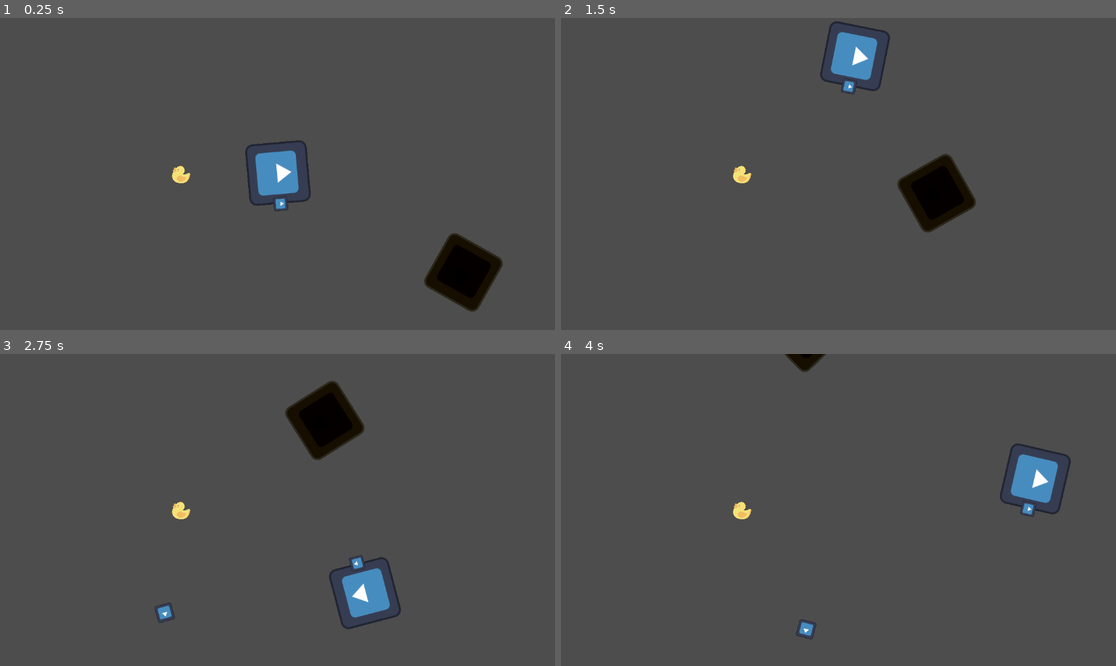
Above: before the commit, frames 1-4 (two rows, left to right).
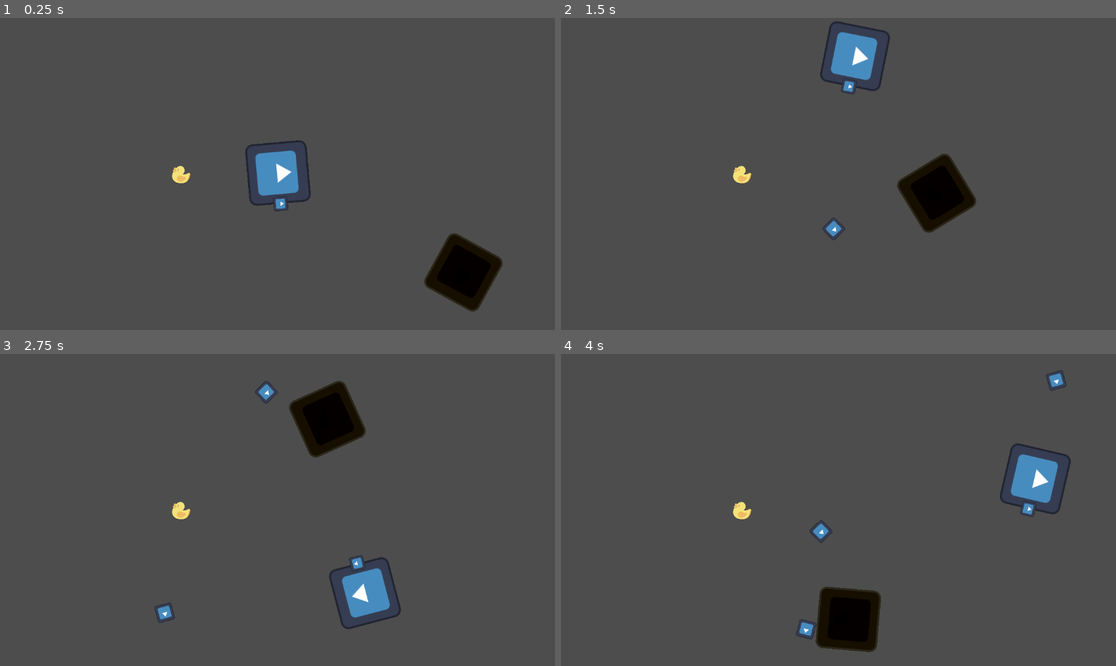
Above: after the commit, the same moments.

Repository: Voolak/Prophecy-of-the-Void
Game: Godot game, scene res://Scenes/LevelModel.tscn
Two runs of this game, one before a commit and one after it. Both use one fixed random seed, a clock stepped at 60 frames per second and the inputs below. The engine's default icon, where the game draws it, is replaced by a stand-in: a white triangle on a blue panel in a dark square.
Inputs (mouse positions are in pixels of both pictures, inside the frame that each line leads up to):
- Up to frame 1 (0.25 s): no input
- Up to frame 2 (1.5 s): move the mouse to (960, 158) at 0.52 s; press the mouse at (960, 158) at 0.53 s; hold Right (right) 0.53-1.28 s; move the mouse to (727, 189) at 1.27 s; release the mouse at (727, 189) at 1.28 s; hold Down (down) from 1.28 s (still down); click (727, 189) at 1.35 s
- Up to frame 3 (2.75 s): move the mouse to (333, 441) at 2.02 s; release Down (down) at 2.03 s; press the mouse at (333, 441) at 2.03 s; hold Right (right) from 2.03 s (still down)
- Up to frame 4 (4 s): move the mouse to (810, 572) at 2.77 s; release Right (right) at 2.78 s; release the mouse at (810, 572) at 2.78 s; hold Up (up) 2.78-3.53 s; click (810, 572) at 2.85 s; move the mouse to (1005, 556) at 3.52 s; press the mouse at (1005, 556) at 3.53 s; hold Left (left) from 3.53 s (still down)

The runs differ from the first frame. In frame 1, less than 0.1% of the frame differs, in the area x 76-91%, y 69-94%; in frame 2, 0.2%; in frame 3, 0.5%; in frame 4, 2.6%, in the area x 40-92%, y 0-96%.

Commit message:
Wrap for Homing Enemy and Bullet

Diff:
--- a/Scenes/LevelModel.tscn
+++ b/Scenes/LevelModel.tscn
@@ -14,6 +14,7 @@
 position = Vector2(577, 325)
 
 [node name="Player" parent="." instance=ExtResource("1_4xv6i")]
+unique_name_in_owner = true
 position = Vector2(578, 323)
 
 [node name="Enemies" type="Node" parent="."]
@@ -22,5 +23,5 @@
 [node name="Enemy" parent="Enemies" instance=ExtResource("4_ettud")]
 position = Vector2(378, 325)
 
-[node name="HomingEnnemy" parent="." instance=ExtResource("5_1ny0w")]
+[node name="HomingEnnemy" parent="Enemies" instance=ExtResource("5_1ny0w")]
 position = Vector2(1007, 553)
--- a/Scripts/Bullet.gd
+++ b/Scripts/Bullet.gd
@@ -2,8 +2,12 @@
 
 var speed = 750
 
+@onready var screensize = get_viewport_rect().size
+
 func _physics_process(delta):
 	position += transform.x * speed * delta
+	position.x = wrapf(position.x, 0, screensize.x)
+	position.y = wrapf(position.y, 0, screensize.y)
 
 func _on_Bullet_body_entered(body):
 	if body.is_in_group("mobs"):
--- a/Scripts/HomingEnnemy.gd
+++ b/Scripts/HomingEnnemy.gd
@@ -1,13 +1,12 @@
 extends Area2D
 
 @export var speed = 200
-@export var steer_force = 500.0
+@export var steer_force = 250.0
 
 var velocity = Vector2.ZERO
-var player = null
+@onready var player = %Player
 
-func _ready():
-	player = get_node("../Player")
+@onready var screensize = get_viewport_rect().size
 
 func seek():
 	var steer = Vector2.ZERO
@@ -21,6 +20,8 @@
 	velocity += acceleration * delta
 	velocity = velocity.normalized() * speed
 	global_transform = global_transform.translated(velocity * delta)
+	position.x = wrapf(position.x, 0, screensize.x)
+	position.y = wrapf(position.y, 0, screensize.y)
 	rotation = velocity.angle()
 
 func _on_body_entered(body):
--- a/Scripts/Player.gd
+++ b/Scripts/Player.gd
@@ -11,9 +11,6 @@
 var SHOOT_THRUST = 25000
 
 var thrust = Vector2.ZERO
-
-
-
 
 func get_input():
 	thrust = Vector2.ZERO
@@ -73,8 +70,3 @@
 	xform.origin.x = wrapf(xform.origin.x, 0, screensize.x)
 	xform.origin.y = wrapf(xform.origin.y, 0, screensize.y)
 	state.transform = xform
-
-
-
-func _on_shooting_timer_timeout():
-	pass # Replace with function body.
